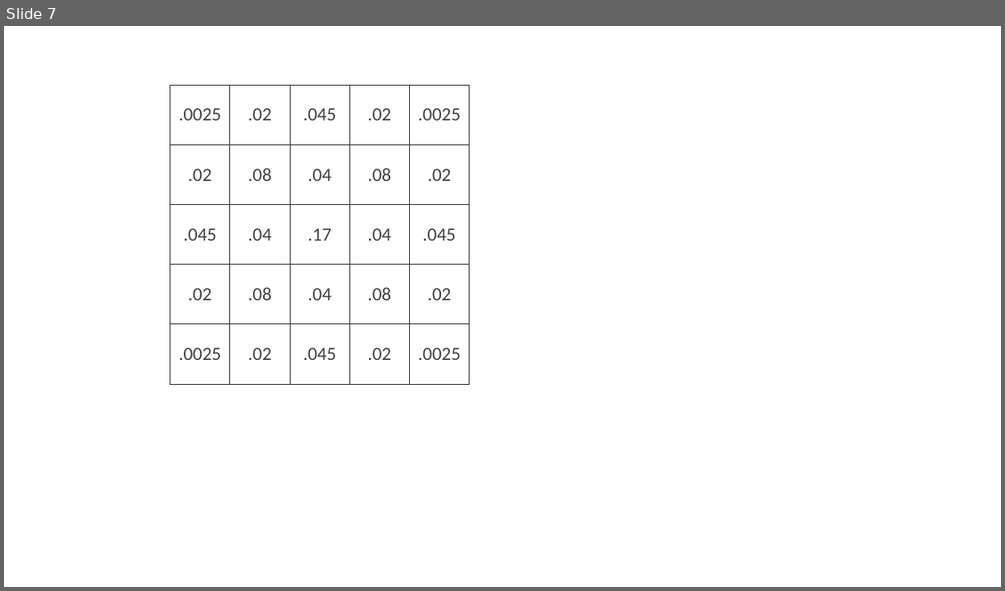
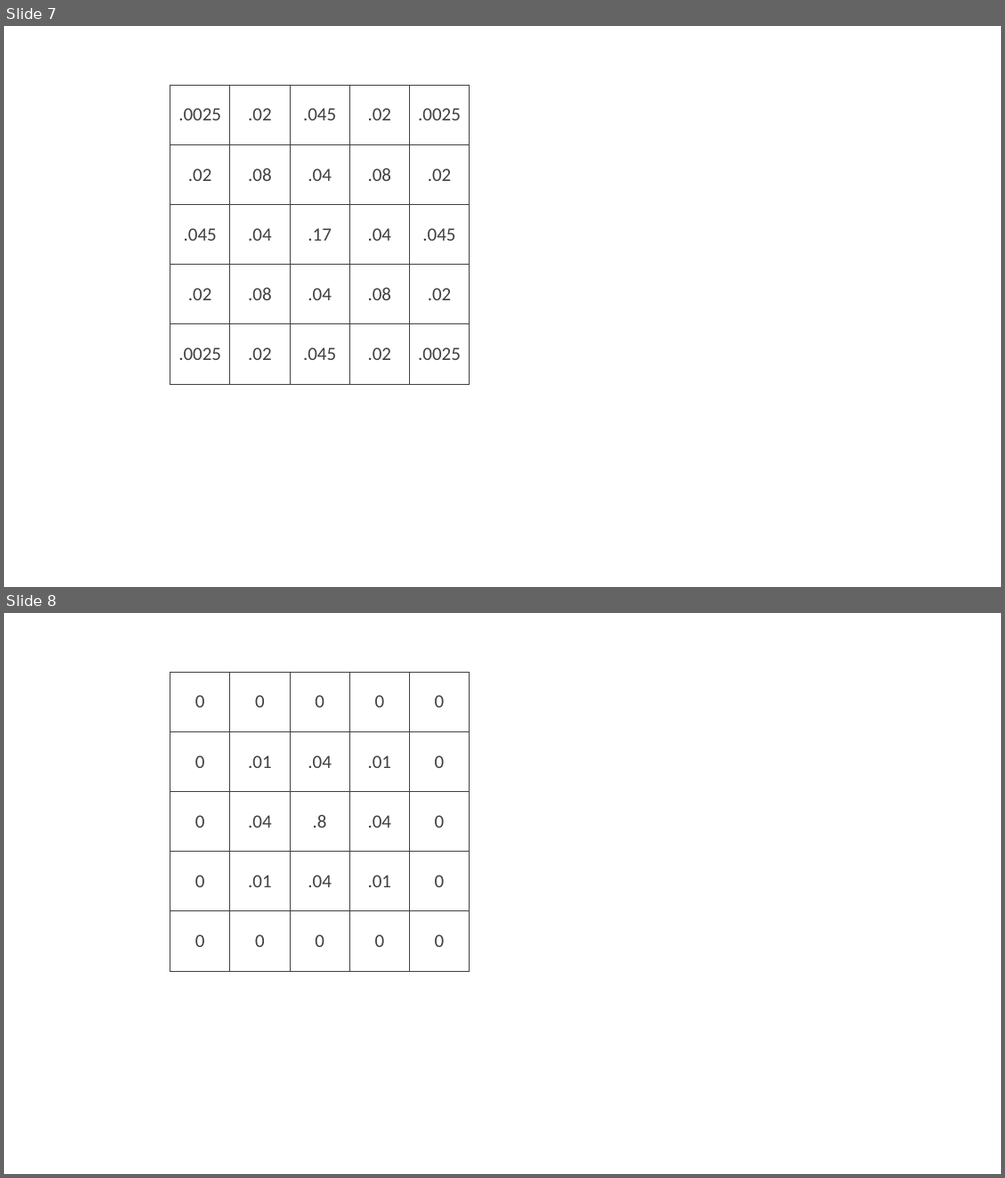
Before and after one commit to PurpleAvatar/multiscale_biological_modeling, a slide deck: figures/MMBS Figures.pptx. Shown one above the other, each under a label of ours: slide 7 before the commit, slides 7 and 8 after it. The pictures are 1005x591 and 1005x1178 pixels, drawn with LibreOffice and Linux fonts; fonts in the diff are those of the drawing. Boxes give left, top, right and bottom in pixels: in the first picture for what was removed or moved away, otherwise in the second. Text is boxed around its words. In the diff, an @@ line names an element or a change of style, - is before the commit and + after.

```diff
--- a/figures/MMBS Figures.pptx
+++ b/figures/MMBS Figures.pptx
@@ slide 8 added at (x1=4, y1=613, x2=1001, y2=1174), background #FFFFFF @@
@@ table added at (x1=170, y1=672, x2=469, y2=971), 5 rows, 5 columns @@
+0 | 0 | 0 | 0 | 0
+0 | .01 | .04 | .01 | 0
+0 | .04 | .8 | .04 | 0
+0 | .01 | .04 | .01 | 0
+0 | 0 | 0 | 0 | 0
```
Also in this commit, not shown: 2 other files.
